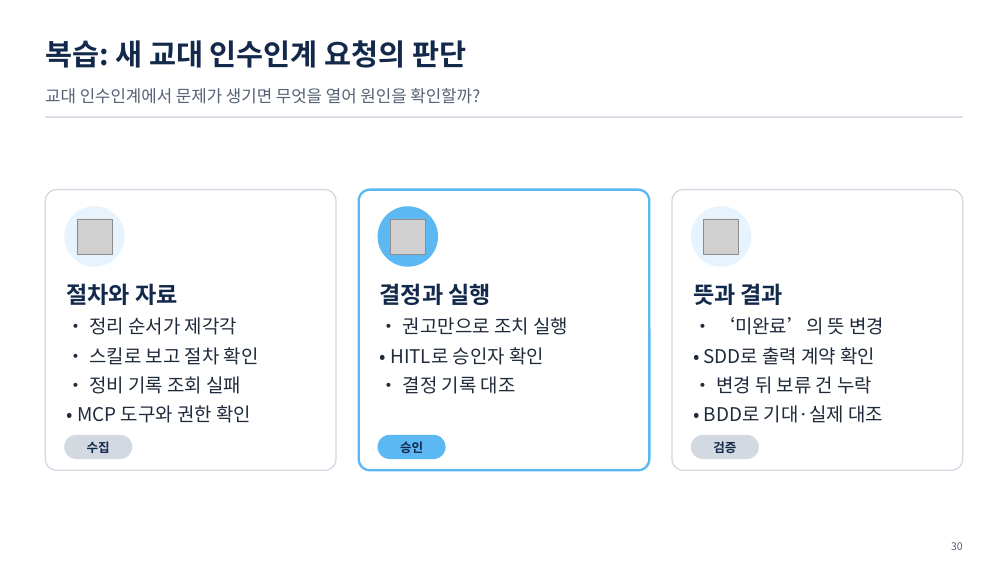
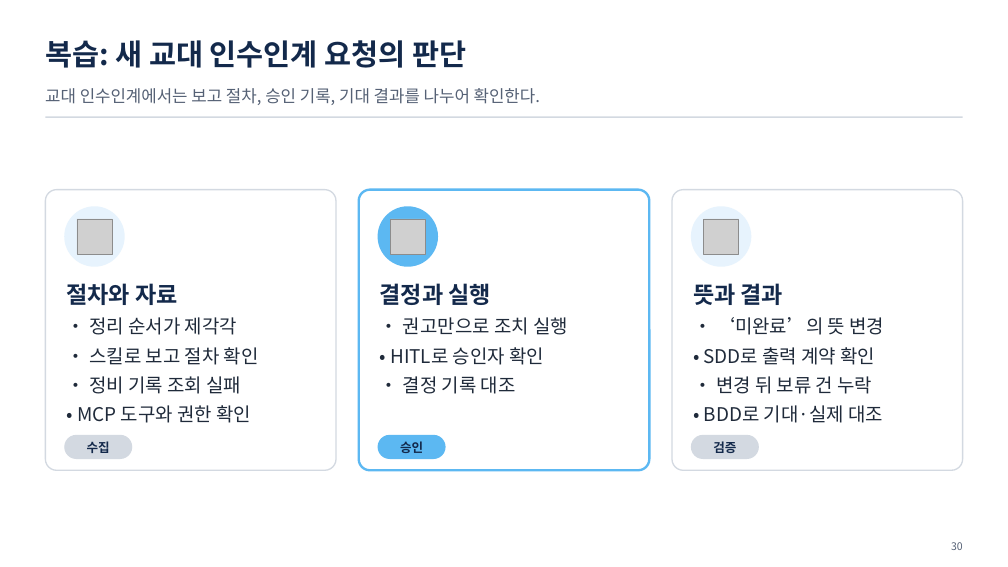
Before and after one commit to uengine-oss/hyd-iot-edu, a slide deck: slide 30 of workspace/강의제작/산출물/통합반/이론_오프라인/07회차/통합반_오프라인_07회차.pptx. Drawn at 1008x567 pixels with LibreOffice and Linux fonts; fonts in the diff are those of the drawing; grey boxes stand for pictures. Boxes give left, top, right and bottom in pixels: in the first picture for what was removed or moved away, otherwise in the second. Text is boxed around its words. In the diff, an @@ line names an element or a change of style, - is before the commit and + after.

```diff
--- a/workspace/강의제작/산출물/통합반/이론_오프라인/07회차/통합반_오프라인_07회차.pptx
+++ b/workspace/강의제작/산출물/통합반/이론_오프라인/07회차/통합반_오프라인_07회차.pptx
@@ text at (45, 88, 540, 105): text changed @@
-교대 인수인계에서 문제가 생기면 무엇을 열어 원인을 확인할까?
+교대 인수인계에서는 보고 절차, 승인 기록, 기대 결과를 나누어 확인한다.
```
Also in this commit, not shown: 8 other files.
